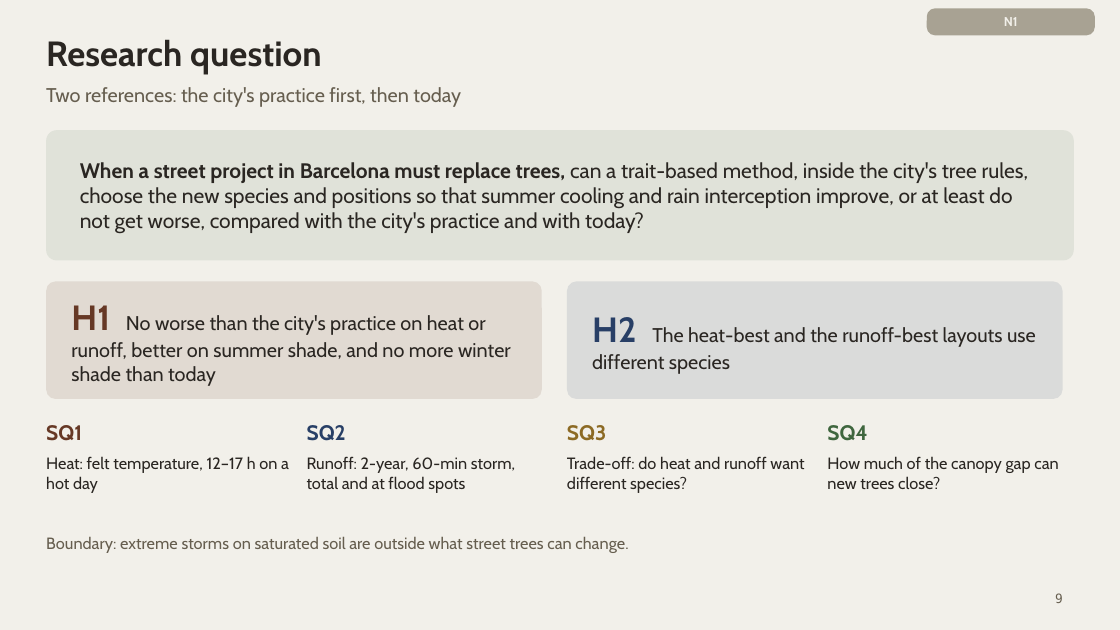
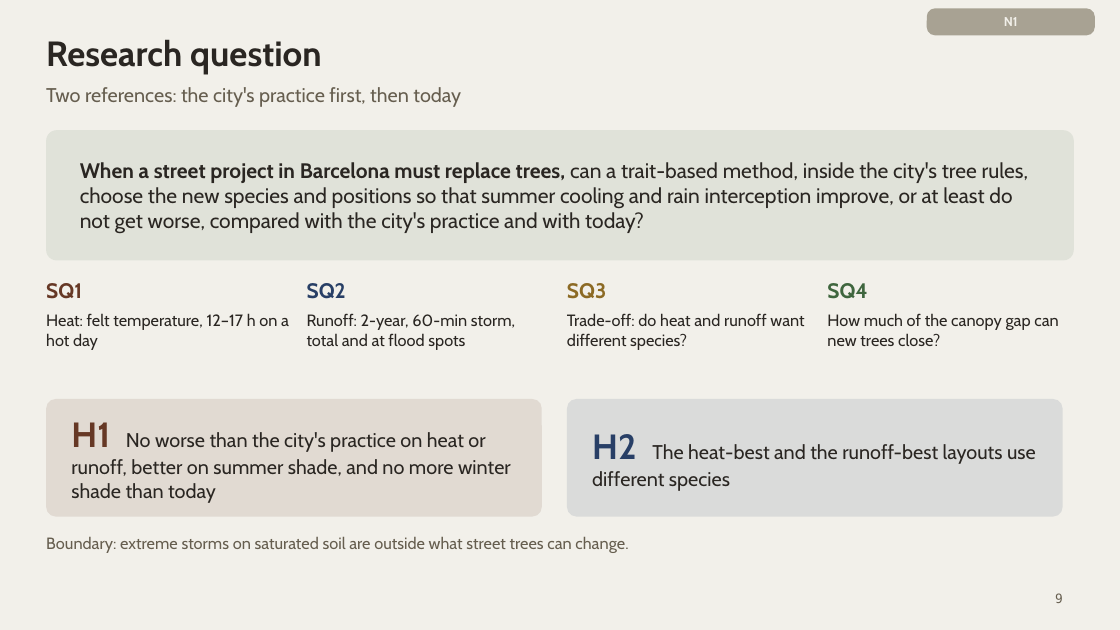
Before and after one commit to giofox96/shade-and-sponge, a slide deck: slide 9 of slides/final/shade_and_sponge_final_new.pptx. Drawn at 1120x630 pixels with LibreOffice and Linux fonts; fonts in the diff are those of the drawing. Boxes give left, top, right and bottom in pixels: in the first picture for what was removed or moved away, otherwise in the second. Text is boxed around its words. In the diff, an @@ line names an element or a change of style, - is before the commit and + after.

```diff
--- a/slides/final/shade_and_sponge_final_new.pptx
+++ b/slides/final/shade_and_sponge_final_new.pptx
@@ 4 texts: place and size @@
-4 texts at <box>46,425,1058,493</box>
+4 texts at <box>46,283,1058,350</box>
@@ 2 texts, 2 rounded rectangles: place and size @@
-2 texts, 2 rounded rectangles at <box>46,281,1063,399</box>
+2 texts, 2 rounded rectangles at <box>46,399,1063,517</box>
```
Also in this commit, not shown: 1 other file.
